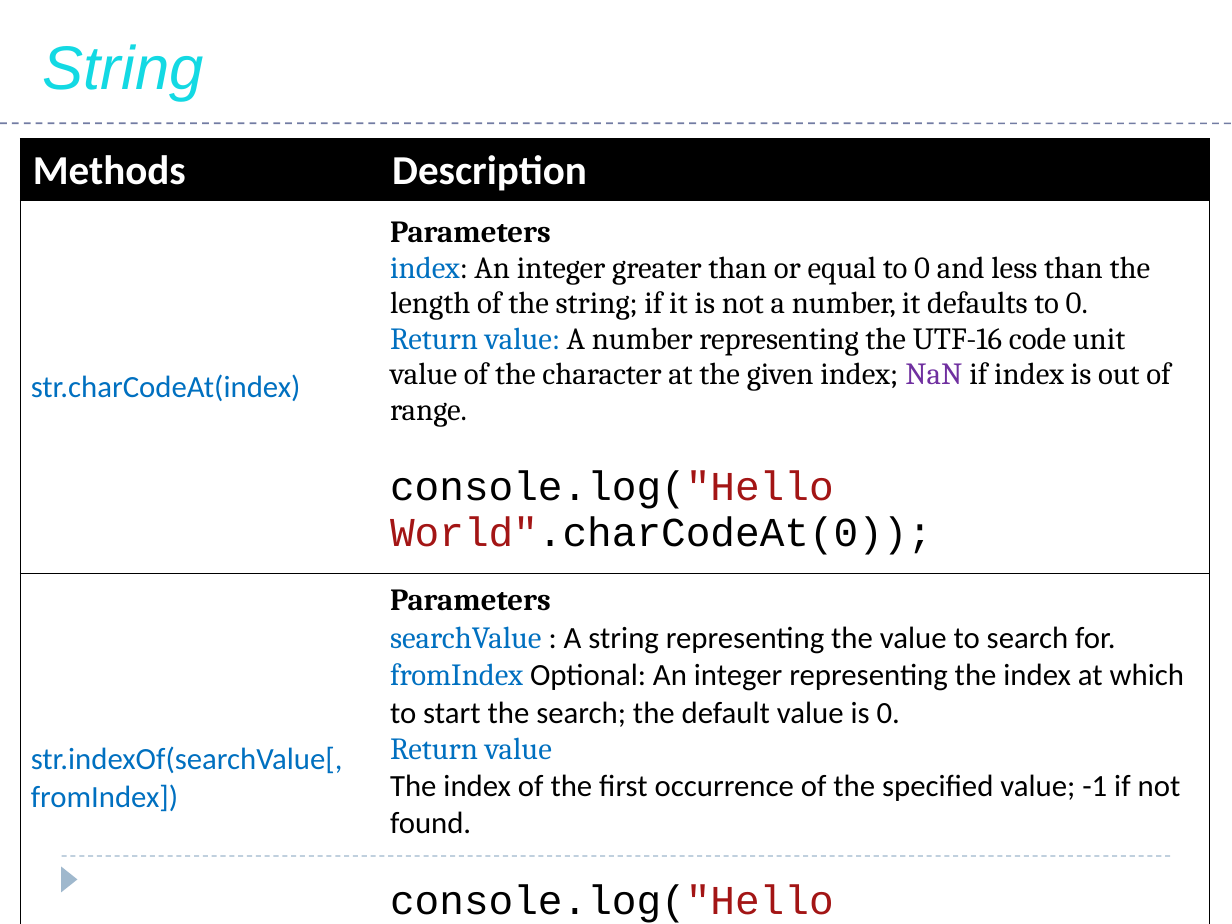
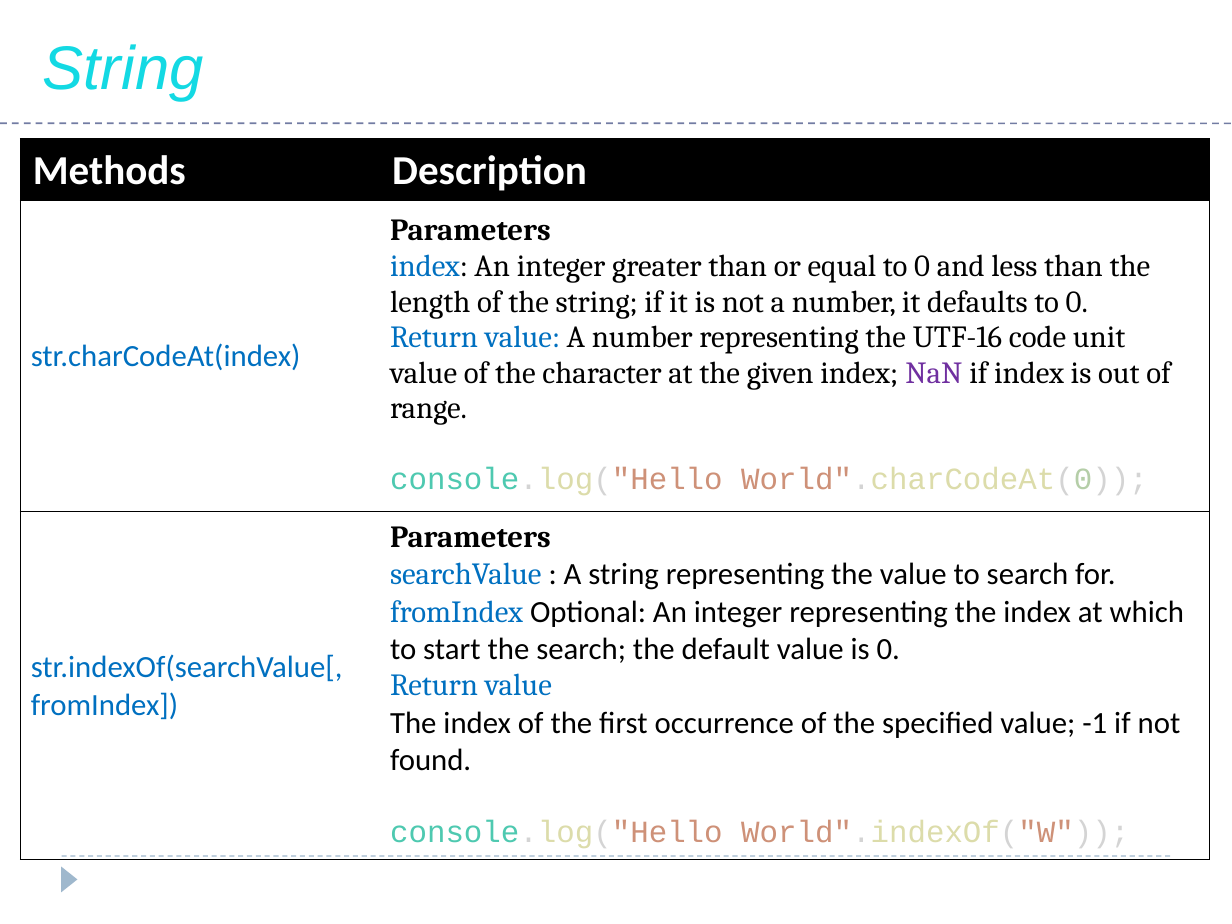
Before and after one commit to saleelgithub/PPTs, a slide deck: slide 104 of AWP PPT - JavaScript.pptx. Drawn at 1232x924 pixels with LibreOffice and Linux fonts; fonts in the diff are those of the drawing. Boxes give left, top, right and bottom in pixels: in the first picture for what was removed or moved away, otherwise in the second. Text is boxed around its words. In the diff, an @@ line names an element or a change of style, - is before the commit and + after.

```diff
--- a/AWP PPT - JavaScript.pptx
+++ b/AWP PPT - JavaScript.pptx
@@ table at bbox=[21, 139, 1210, 852] @@
@@ size 24 to 18 pt, text colour #000000 to #D4D4D4, text colour #000000 to #DCDCAA, text colour #A31515 to #CE9178 in "console.log("Hello World".charCodeAt(0));", "console.log("Hello World".indexOf("W"));" @@
@@ text colour #000000 to #4EC9B0 in "console.log("Hello", "console.log("Hello" @@
@@ text colour #000000 to #B5CEA8 in "World".charCodeAt(0));" @@
```
Also in this commit, not shown: 66 other slides changed, 8 slides added.
